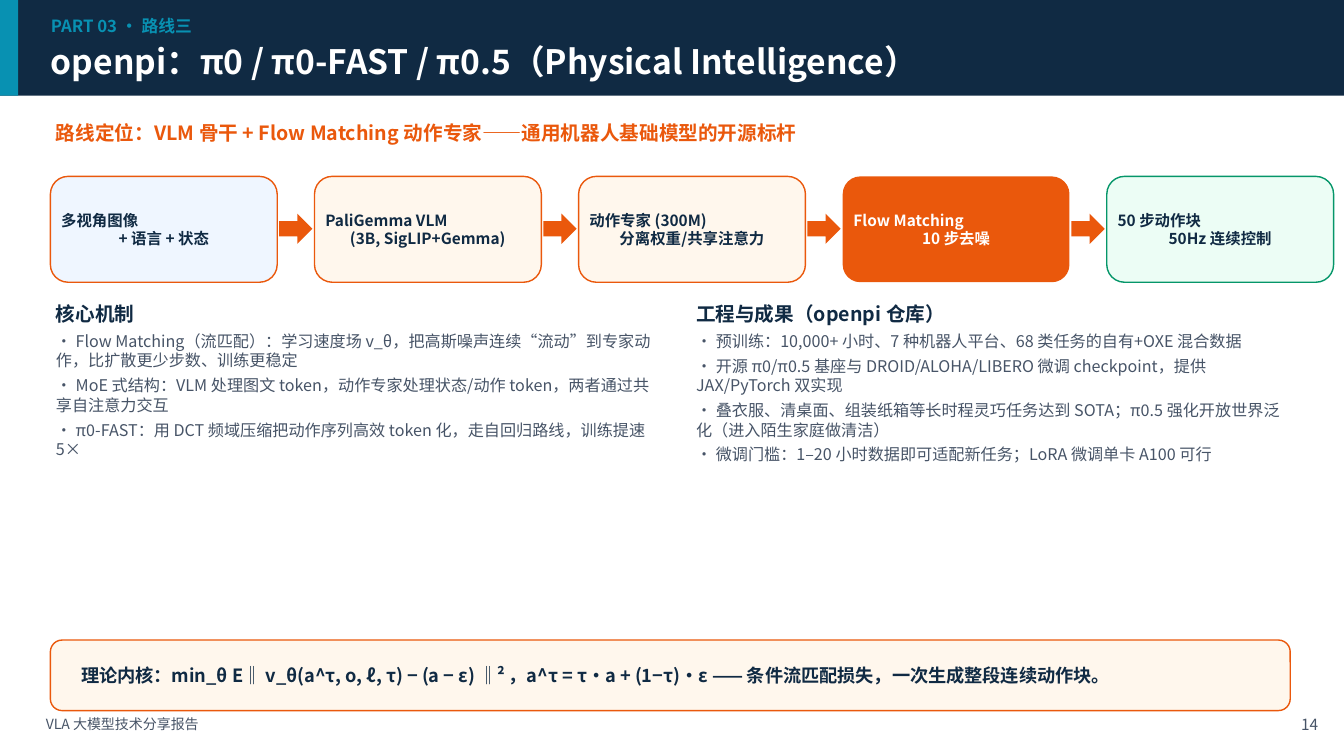
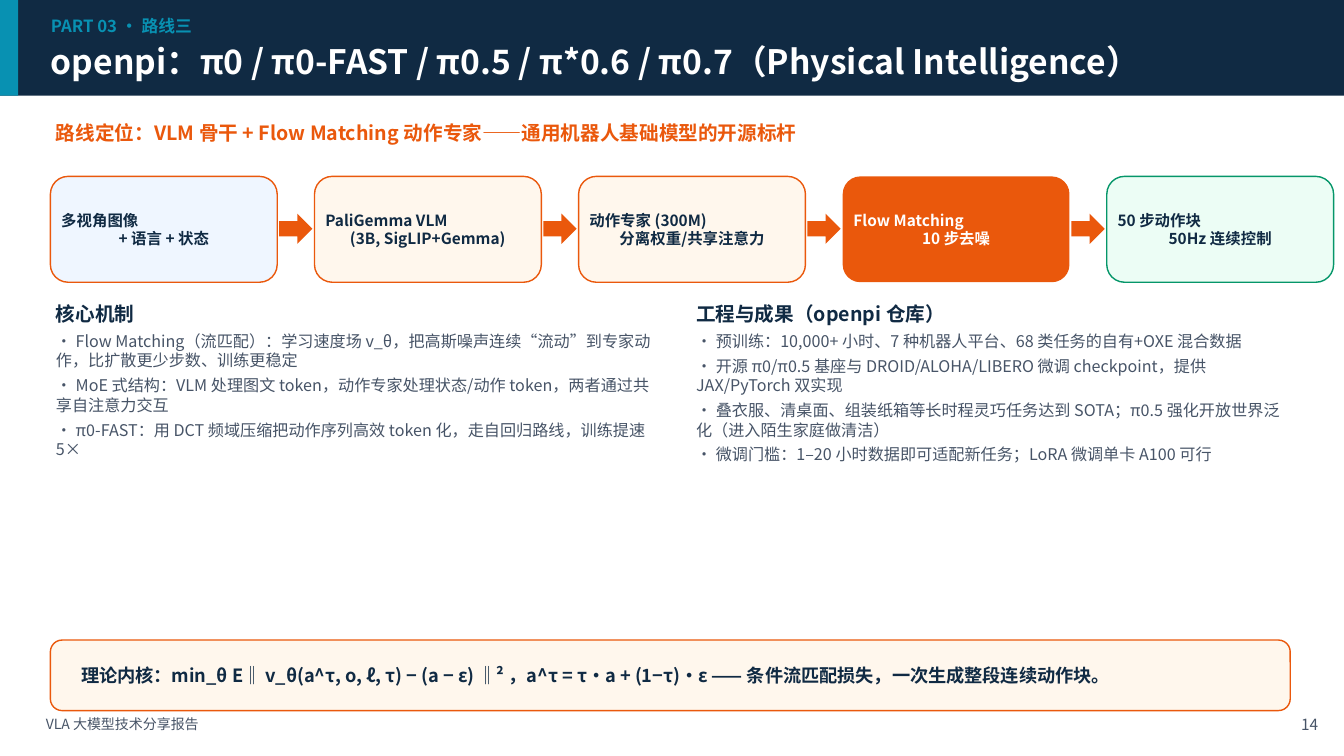
Before and after one commit to liumouyun0413/embodied-intlligence, a slide deck: slide 14 of reports/VLA大模型技术分享报告.pptx. Drawn at 1344x756 pixels with LibreOffice and Linux fonts; fonts in the diff are those of the drawing. Boxes give left, top, right and bottom in pixels: in the first picture for what was removed or moved away, otherwise in the second. Text is boxed around its words. In the diff, an @@ line names an element or a change of style, - is before the commit and + after.

```diff
--- a/reports/VLA大模型技术分享报告.pptx
+++ b/reports/VLA大模型技术分享报告.pptx
@@ text at (51,45,1139,82): text changed @@
-openpi：π0 / π0-FAST / π0.5（Physical Intelligence）
+openpi：π0 / π0-FAST / π0.5 / π*0.6 / π0.7（Physical Intelligence）
```
Also in this commit, not shown: 14 other slides changed, 1 slide added.
